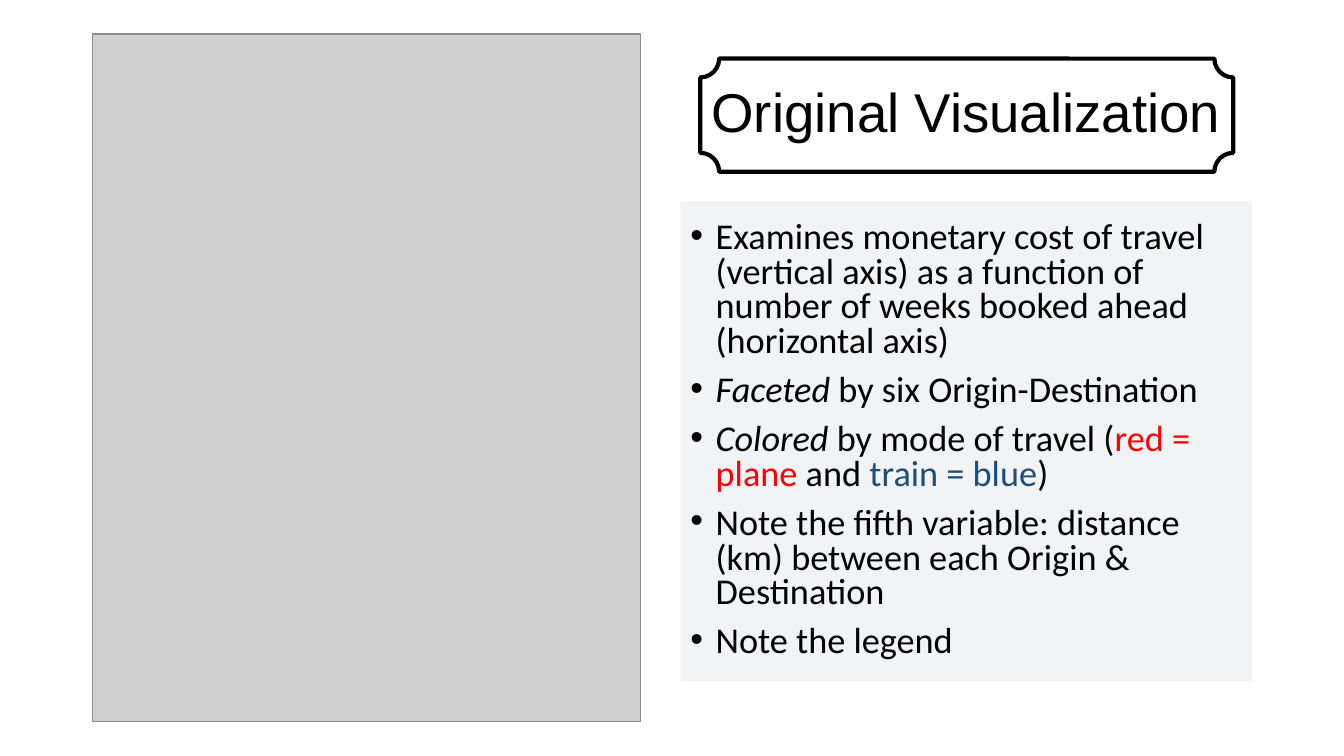
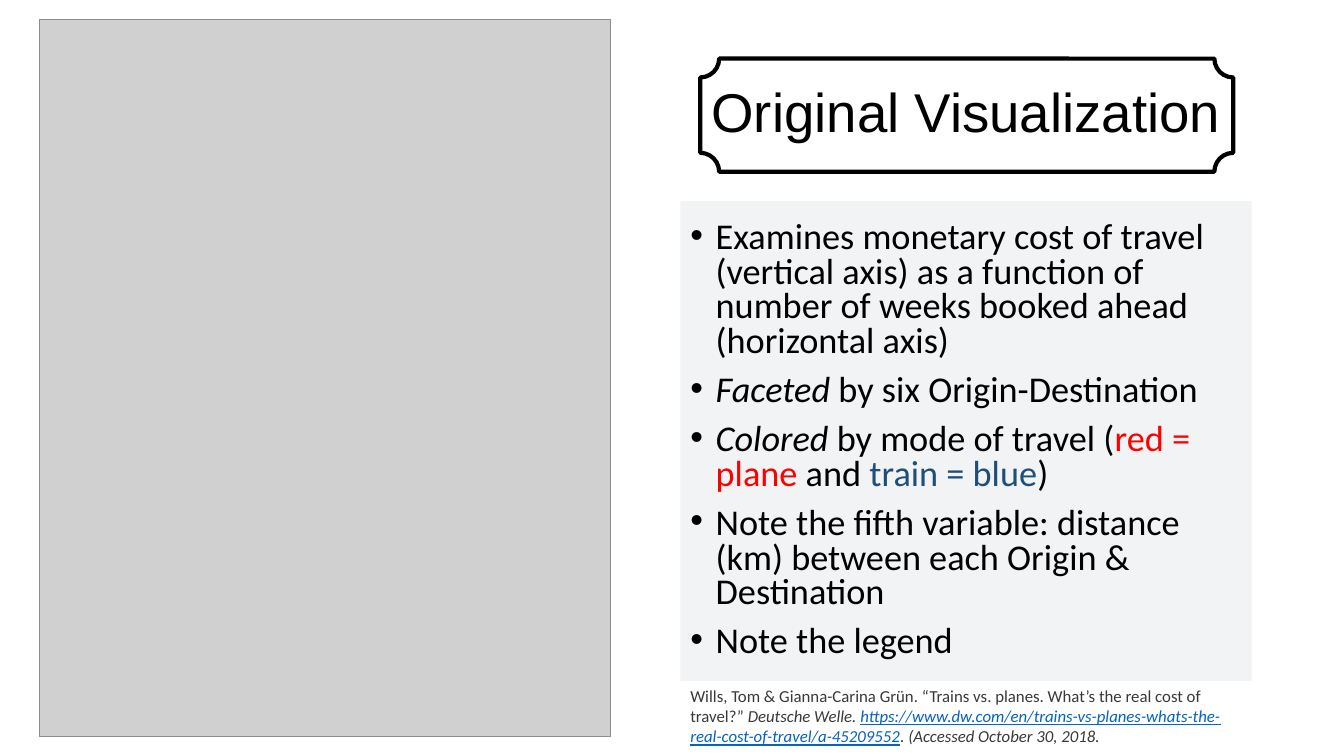
Before and after one commit to suyinlee23/MakeOverMonday_MAT_8790_LeazisLee, a slide deck: slide 3 of Trains vs Planes.pptx. Drawn at 1344x756 pixels with LibreOffice and Linux fonts; fonts in the diff are those of the drawing; grey boxes stand for pictures; background and template pictures are left out. Boxes give left, top, right and bottom in pixels: in the first picture for what was removed or moved away, otherwise in the second. Text is boxed around its words. In the diff, an @@ line names an element or a change of style, - is before the commit and + after.

```diff
--- a/Trains vs Planes.pptx
+++ b/Trains vs Planes.pptx
@@ picture: place and size @@
-picture at box(93, 34, 641, 722)
+picture at box(39, 19, 611, 736)
@@ text added at box(690, 690, 1220, 746), 12 pt, text #3B3838, italic @@
+Wills, Tom & Gianna-Carina Grün. “Trains vs. planes. What’s the real cost of travel?” Deutsche Welle. https://www.dw.com/en/trains-vs-planes-whats-the-real-cost-of-travel/a-45209552. (Accessed October 30, 2018.
```
Also in this commit, not shown: 6 other slides changed, 3 slides added, 1 slide removed, 1 other file.
